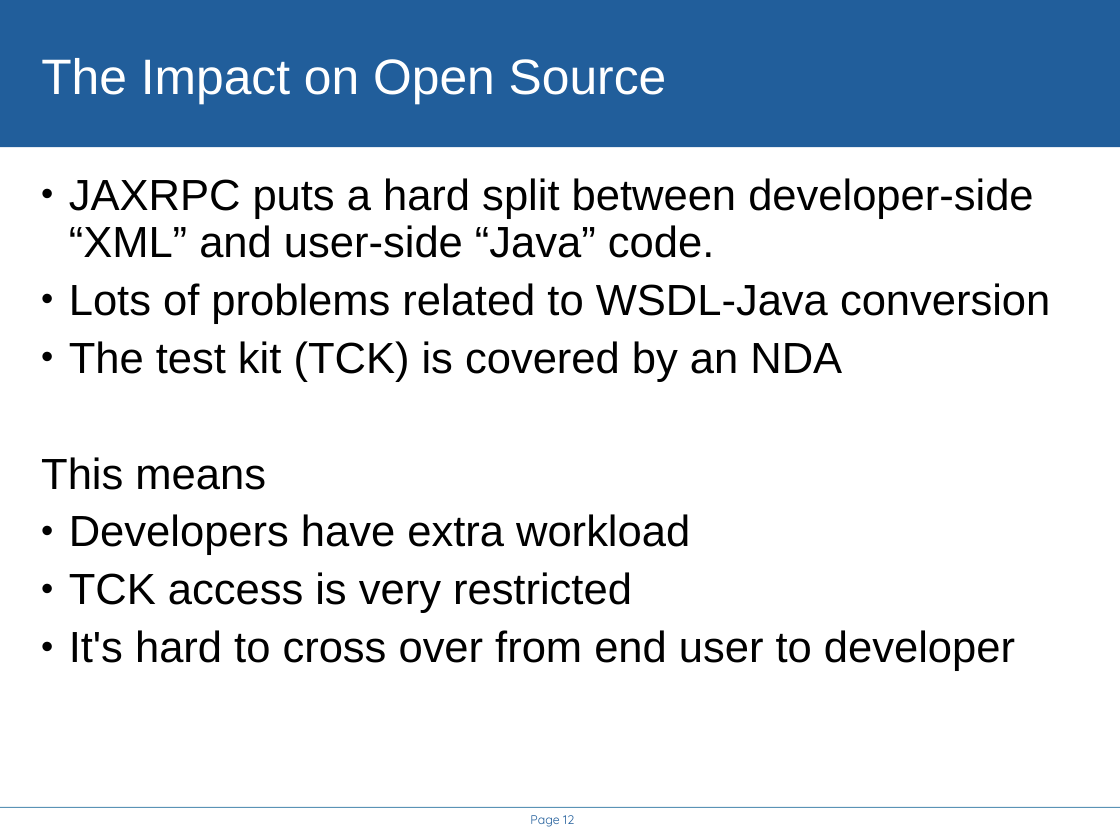
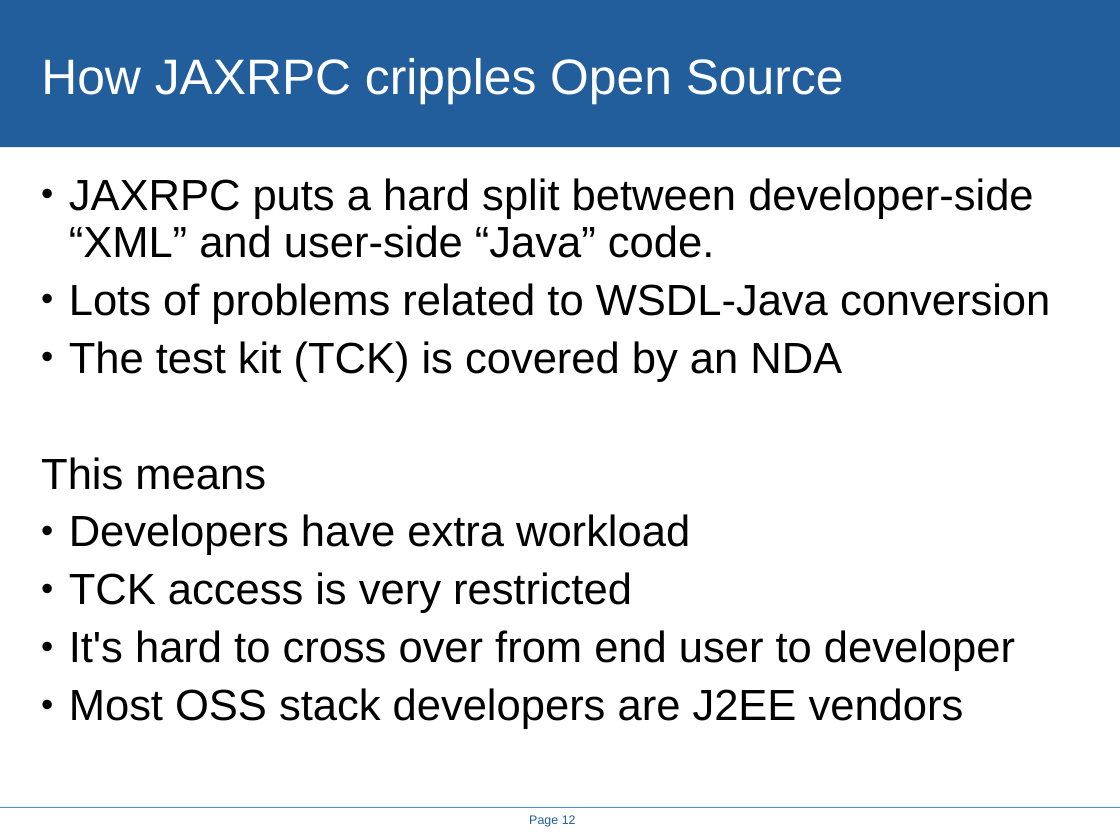
Before and after one commit to rhusar/smartfrog, a slide deck: slide 12 of projects/alpine/doc/icws2005/rethinking_the_java_SOAP_stack.ppt. Drawn at 1120x840 pixels with LibreOffice and Linux fonts; fonts in the diff are those of the drawing; background and template pictures are left out. Boxes give left, top, right and bottom in pixels: in the first picture for what was removed or moved away, otherwise in the second. Text is boxed around its words. In the diff, an @@ line names an element or a change of style, - is before the commit and + after.

```diff
--- a/projects/alpine/doc/icws2005/rethinking_the_java_SOAP_stack.ppt
+++ b/projects/alpine/doc/icws2005/rethinking_the_java_SOAP_stack.ppt
@@ title at [41, 58, 844, 104]: text changed @@
-The Impact on Open Source
+How JAXRPC cripples Open Source
@@ text at [69, 688, 964, 729]: paragraph added @@
+• Most OSS stack developers are J2EE vendors
@@ page number at [529, 815, 576, 827]: font Quicksand to Arial @@
```
Also in this commit, not shown: 14 other slides changed, 4 slides added, 4 slides removed, 8 other files.
